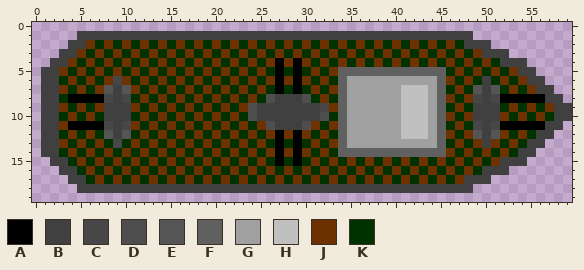
Two versions of one pixel-art sprite, Game/Main/assets/Ships/Ship7def.png. This is how it looked before the edit.
The file is 60x20 pixels.
Palette (. is transparent): A #000000  B #404040  C #474747  D #4e4e4e  E #555555  F #606060  G #a0a0a0  H #c0c0c0  J #6d3200  K #003200
Pixels before, first column x 1:
 1 ....BBBBBBBBBBBBBBBBBBBBBBBBBBBBBBBBBBBBBBBBBBBB...........
 2 ...BBJKJKJKJKJKJKJKJKJKJKJKJKJKJKJKJKJKJKJKJKJKBBB.........
 3 ..BBJKJKJKJKJKJKJKJKJKJKJKJKJKJKJKJKJKJKJKJKJKJKJBBB.......
 4 .BBJKJKJKJKJKJKJKJKJKJKJKJAJAJKJKJKJKJKJKJKJKJKJKJKBBB.....
 5 BBJKJKJKJKJKJKJKJKJKJKJKJKAKAKJKJFFFFFFFFFFFFKJKJKJKJBB....
 6 BBKJKJKJCJKJKJKJKJKJKJKJKJAJAJKJKFGGGGGGGGGGFJKJKBKJKJBB...
 7 BBJKJKJEBEJKJKJKJKJKJKJKJKAKAKJKJFGGGGGGHHHGFKJKEBEKJKJBB..
 8 BBKAAAACBCKJKJKJKJKJKJKJKDBBBDKJKFGGGGGGHHHGFJKJCBCAAAAABB.
 9 BBJKJKJBBBJKJKJKJKJKJKJDBBBBBBBCJFGGGGGGHHHGFKJKBBBKJKJKJBB
10 BBKJKJKBBBKJKJKJKJKJKJKDBBBBBBBDKFGGGGGGHHHGFJKJBBBJKJKJKBB
11 BBJAAAACBCJKJKJKJKJKJKJKJDBBBDJKJFGGGGGGHHHGFKJKCBCAAAAABB.
12 BBKJKJKEBEKJKJKJKJKJKJKJKJAJAJKJKFGGGGGGHHHGFJKJEBEJKJKBB..
13 BBJKJKJKCKJKJKJKJKJKJKJKJKAKAKJKJFGGGGGGGGGGFKJKJBJKJKBB...
14 BBKJKJKJKJKJKJKJKJKJKJKJKJAJAJKJKFFFFFFFFFFFFJKJKJKJKBB....
15 .BBKJKJKJKJKJKJKJKJKJKJKJKAKAKJKJKJKJKJKJKJKJKJKJKJBBB.....
16 ..BBKJKJKJKJKJKJKJKJKJKJKJKJKJKJKJKJKJKJKJKJKJKJKBBB.......
17 ...BBKJKJKJKJKJKJKJKJKJKJKJKJKJKJKJKJKJKJKJKJKJBBB.........
18 ....BBBBBBBBBBBBBBBBBBBBBBBBBBBBBBBBBBBBBBBBBBBB...........
And afterwards:
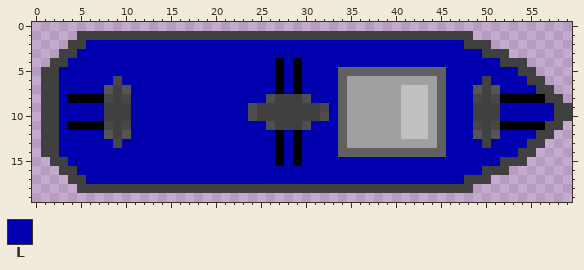
Colours new in this view: L #0000af
Commit message: Different ship images. also for active ship
Change:
Changed rows in their new state; - is an unchanged pixel.
first column x 3:
 2 ---LLLLLLLLLLLLLLLLLLLLLLLLLLLLLLLLLLLLLLLLLL----------
 3 --LLLLLLLLLLLLLLLLLLLLLLLLLLLLLLLLLLLLLLLLLLLLL--------
 4 -LLLLLLLLLLLLLLLLLLLLLLL-L-LLLLLLLLLLLLLLLLLLLLLL------
 5 LLLLLLLLLLLLLLLLLLLLLLLL-L-LLLL------------LLLLLLLL----
 6 LLLLLL-LLLLLLLLLLLLLLLLL-L-LLLL------------LLLL-LLLL---
 7 LLLLL---LLLLLLLLLLLLLLLL-L-LLLL------------LLL---LLLL--
 8 L-------LLLLLLLLLLLLLLL-----LLL------------LLL---------
 9 LLLLL---LLLLLLLLLLLLL---------L------------LLL---LLLLLL
10 LLLLL---LLLLLLLLLLLLL---------L------------LLL---LLLLLL
11 L-------LLLLLLLLLLLLLLL-----LLL------------LLL---------
12 LLLLL---LLLLLLLLLLLLLLLL-L-LLLL------------LLL---LLLL--
13 LLLLLL-LLLLLLLLLLLLLLLLL-L-LLLL------------LLLL-LLLL---
14 LLLLLLLLLLLLLLLLLLLLLLLL-L-LLLL------------LLLLLLLL----
15 -LLLLLLLLLLLLLLLLLLLLLLL-L-LLLLLLLLLLLLLLLLLLLLLL------
16 --LLLLLLLLLLLLLLLLLLLLLLLLLLLLLLLLLLLLLLLLLLLLL--------
17 ---LLLLLLLLLLLLLLLLLLLLLLLLLLLLLLLLLLLLLLLLLL----------
